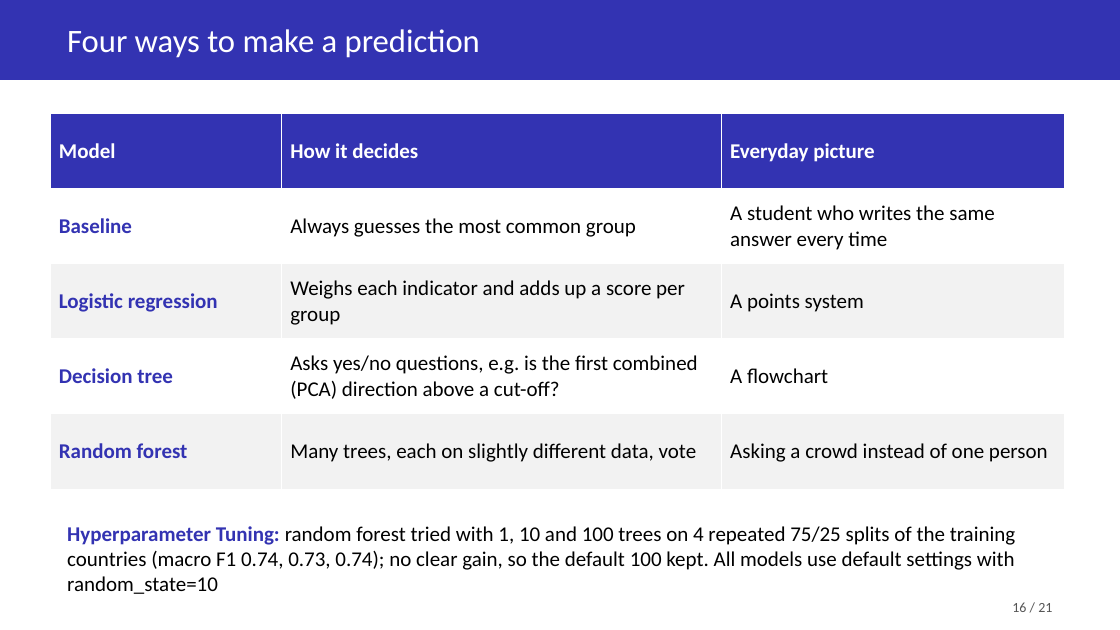
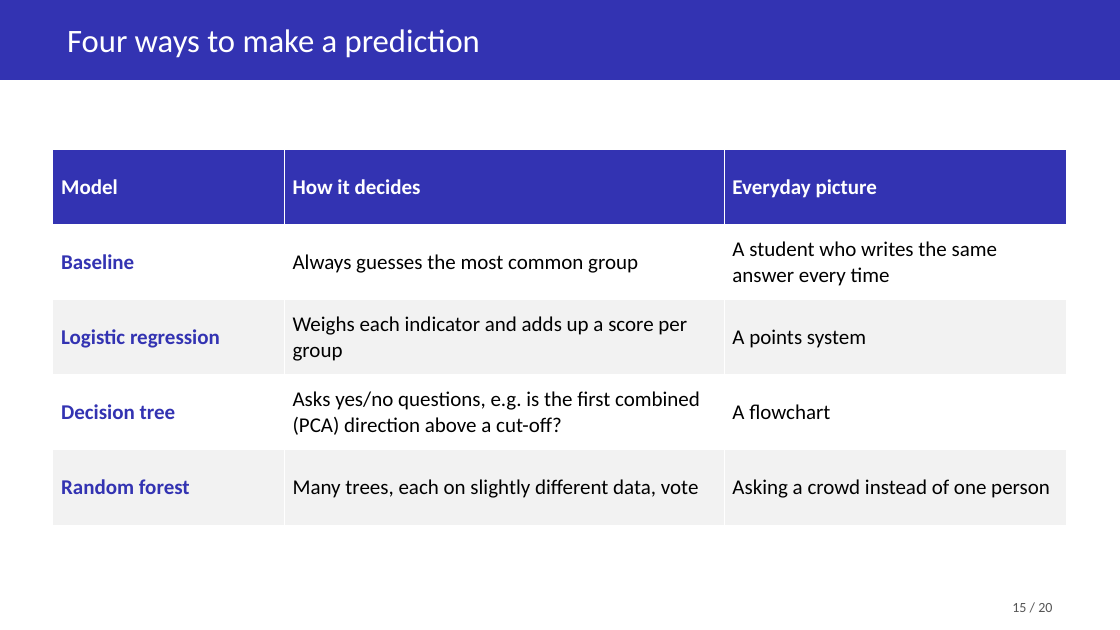
Before and after one commit to Soemon007/DS203_GroupProject, a slide deck: slide 15 of deliverables/DS203_Slides.pptx (slide 16 before the commit). Drawn at 1120x630 pixels with LibreOffice and Linux fonts; fonts in the diff are those of the drawing. Boxes give left, top, right and bottom in pixels: in the first picture for what was removed or moved away, otherwise in the second. Text is boxed around its words. In the diff, an @@ line names an element or a change of style, - is before the commit and + after.

```diff
--- a/deliverables/DS203_Slides.pptx
+++ b/deliverables/DS203_Slides.pptx
@@ table: place and size @@
-table at [50, 113, 1065, 489]
+table at [53, 150, 1068, 525]
@@ text removed at [67, 526, 1015, 594] @@
-Hyperparameter Tuning: random forest tried with 1, 10 and 100 trees on 4 repeated 75/25 splits of the training countries (macro F1 0.74, 0.73, 0.74); no clear gain, so the default 100 kept. All models use default settings with random_state=10
@@ text at [1012, 603, 1052, 612]: text changed @@
-16 / 21
+15 / 20
```
Also in this commit, not shown: 15 other slides changed, 2 slides added, 3 slides removed.
